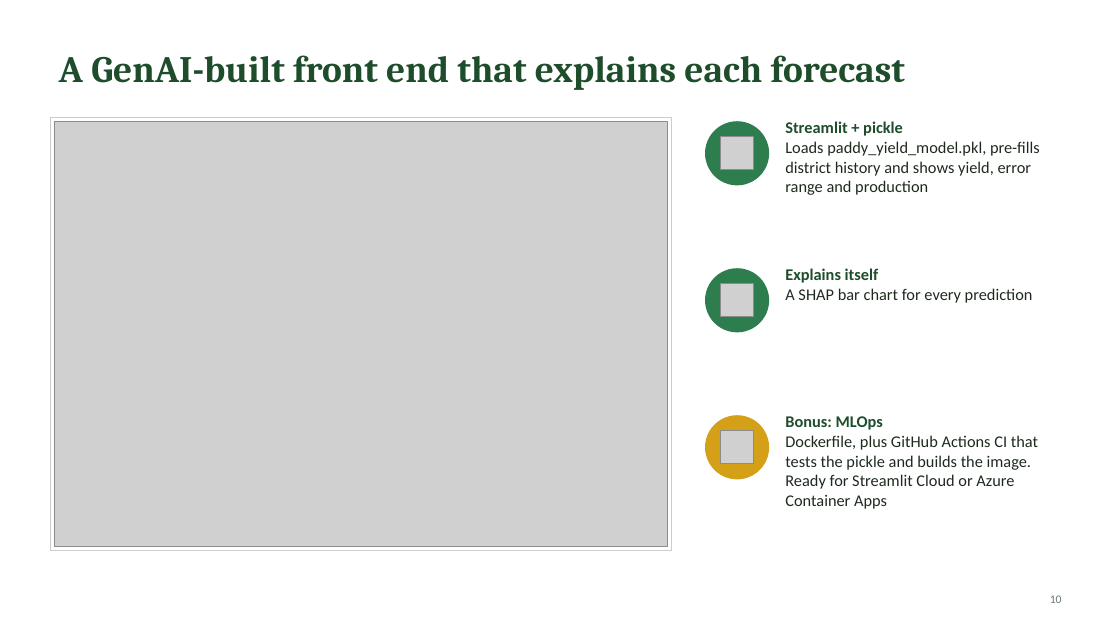
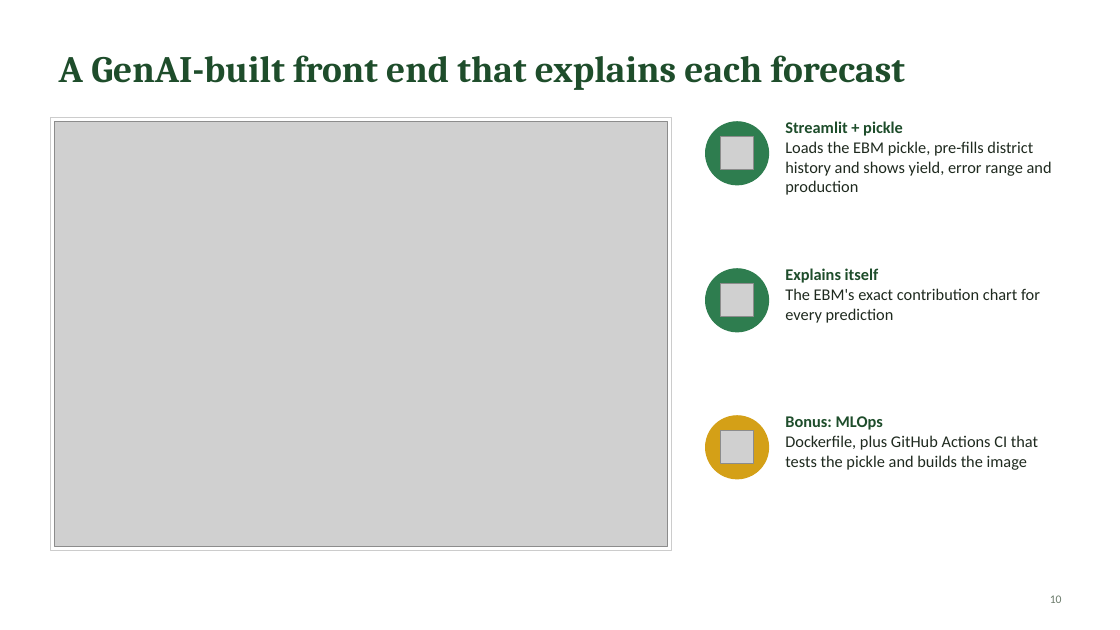
Before and after one commit to WarnaBuddhikaUom/paddy-yield-forecasting-sl, a slide deck: slide 10 of reports/Paddy_Yield_Forecasting_Slides.pptx. Drawn at 1120x630 pixels with LibreOffice and Linux fonts; fonts in the diff are those of the drawing; grey boxes stand for pictures. Boxes give left, top, right and bottom in pixels: in the first picture for what was removed or moved away, otherwise in the second. Text is boxed around its words. In the diff, an @@ line names an element or a change of style, - is before the commit and + after.

Commit message:
Update paddy yield forecasting model

```diff
--- a/reports/Paddy_Yield_Forecasting_Slides.pptx
+++ b/reports/Paddy_Yield_Forecasting_Slides.pptx
@@ text at <box>785,141,1052,195</box>: text changed @@
-Loads paddy_yield_model.pkl, pre-fills district history and shows yield, error range and production
+Loads the EBM pickle, pre-fills district history and shows yield, error range and production
@@ text at <box>785,288,1040,323</box>: text changed @@
-A SHAP bar chart for every prediction
+The EBM's exact contribution chart for every prediction
@@ text at <box>785,435,1038,470</box>: text changed @@
-Dockerfile, plus GitHub Actions CI that tests the pickle and builds the image. Ready for Streamlit Cloud or Azure Container Apps
+Dockerfile, plus GitHub Actions CI that tests the pickle and builds the image
```
Also in this commit, not shown: 2 other slides changed, 4 slides added, 4 slides removed, 27 other files.
